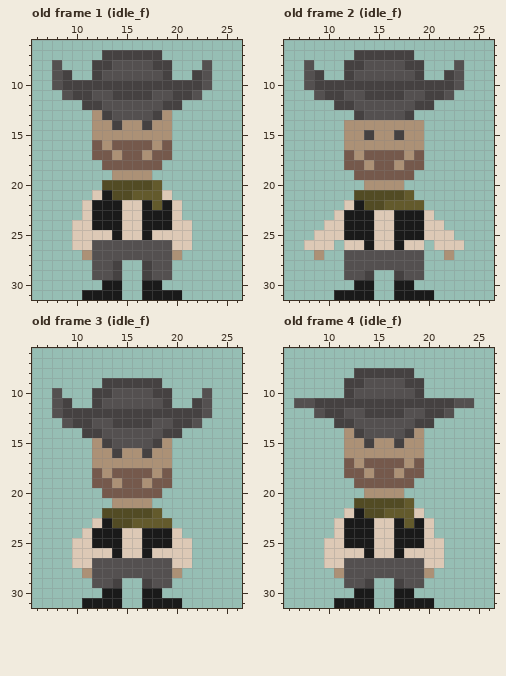
Edited in one commit: pixel-art file (COP4053/Assets/Art/Aesprites/Enemy/enemy.aseprite). Above: the version before the commit.
32x32 pixels, 4 frames. Shown: old frame 1 (idle_f): x 6..26, y 6..31; old frame 2 (idle_f): x 6..26, y 6..31; old frame 3 (idle_f): x 6..26, y 6..31; old frame 4 (idle_f): x 6..26, y 6..31. The commit also changed other frames, which this record leaves out.
The result:
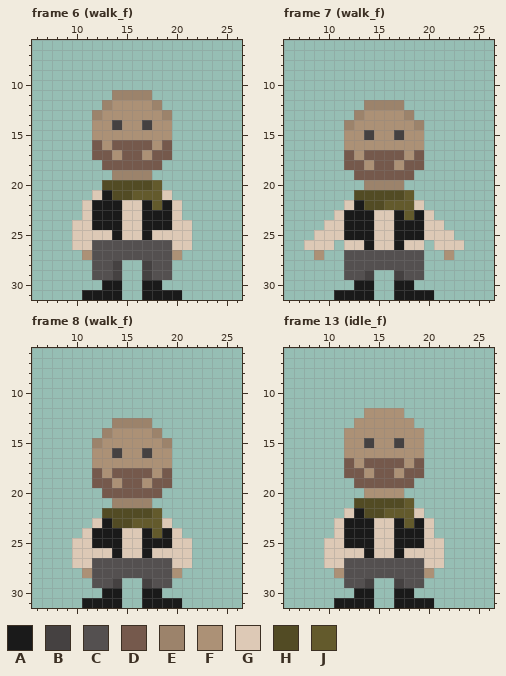
Palette (. is transparent): A #1a1a1a  B #454141  C #545050  D #75594c  E #9c836b  F #ac9176  G #ddc9b6  H #524b24  J #635a2c
A new or re-ordered frame is compared with the old frame closest to it.
Commit: whoops forgot to push last commit
Change:
{"change": "frames 4 -> 25"}
{"change": "layer \"Layer 2\" now hidden"}
{"where": "frame 6 (walk_f) is new; against old frame 1 (idle_f)"}
{"frame":6,"y":7,"x":13,"old":"BBBBBB","new":"......"}
{"frame":6,"y":8,"x":8,"old":"C","new":"."}
{"frame":6,"y":8,"x":12,"old":"BBCCCCBB","new":"........"}
{"frame":6,"y":8,"x":23,"old":"C","new":"."}
{"frame":6,"y":9,"x":8,"old":"CB","new":".."}
{"frame":6,"y":9,"x":12,"old":"BCCCCCCB","new":"........"}
{"frame":6,"y":9,"x":22,"old":"BC","new":".."}
{"frame":6,"y":10,"x":8,"old":"CBBBBBBBBBBBBBBC","new":"................"}
{"frame":6,"y":11,"x":9,"old":"CBBCCBBBBCCBBC","new":".....EEEE....."}
{"frame":6,"y":12,"x":11,"old":"BBCCCCCCBB","new":"..EFFFFE.."}
{"frame":6,"y":13,"x":12,"old":"FBCCCCBF","new":"EFFFFFFE"}
{"frame":6,"y":19,"x":14,"old":"FFFF","new":"EEEE"}
{"where": "frame 7 (walk_f) is new; against old frame 2 (idle_f)"}
{"frame":7,"y":7,"x":13,"old":"BBBBBB","new":"......"}
{"frame":7,"y":8,"x":8,"old":"C","new":"."}
{"frame":7,"y":8,"x":12,"old":"BBCCCCBB","new":"........"}
{"frame":7,"y":8,"x":23,"old":"C","new":"."}
{"frame":7,"y":9,"x":8,"old":"CB","new":".."}
{"frame":7,"y":9,"x":12,"old":"BCCCCCCB","new":"........"}
{"frame":7,"y":9,"x":22,"old":"BC","new":".."}
{"frame":7,"y":10,"x":8,"old":"CBBBBBBBBBBBBBBC","new":"................"}
{"frame":7,"y":11,"x":9,"old":"CBBCCBBBBCCBBC","new":".............."}
{"frame":7,"y":12,"x":11,"old":"BBCCCCCCBB","new":"...EEEE..."}
{"frame":7,"y":13,"x":13,"old":"BCCCCB","new":"EFFFFE"}
{"frame":7,"y":14,"x":12,"old":"F","new":"E"}
{"frame":7,"y":14,"x":19,"old":"F","new":"E"}
{"frame":7,"y":20,"x":14,"old":"FFFF","new":"EEEE"}
{"frame":7,"y":22,"x":19,"old":"J","new":"G"}
{"frame":7,"y":23,"x":18,"old":"A","new":"J"}
{"where": "frame 8 (walk_f) is new; against old frame 3 (idle_f)"}
{"frame":8,"y":9,"x":13,"old":"BBBBBB","new":"......"}
{"frame":8,"y":10,"x":8,"old":"C","new":"."}
{"frame":8,"y":10,"x":12,"old":"BBCCCCBB","new":"........"}
{"frame":8,"y":10,"x":23,"old":"C","new":"."}
{"frame":8,"y":11,"x":8,"old":"CB","new":".."}
{"frame":8,"y":11,"x":12,"old":"BCCCCCCB","new":"........"}
{"frame":8,"y":11,"x":22,"old":"BC","new":".."}
{"frame":8,"y":12,"x":8,"old":"CBBBBBBBBBBBBBBC","new":"................"}
{"frame":8,"y":13,"x":9,"old":"CBBCCBBBBCCBBC","new":".....EEEE....."}
{"frame":8,"y":14,"x":11,"old":"BBCCCCCCBB","new":"..EFFFFE.."}
{"frame":8,"y":15,"x":12,"old":"FBCCCCBF","new":"EFFFFFFE"}
{"frame":8,"y":21,"x":14,"old":"FFFF","new":"EEEE"}
{"frame":8,"y":23,"x":19,"old":"J","new":"G"}
{"frame":8,"y":24,"x":18,"old":"A","new":"J"}
{"where": "frame 13 (idle_f) is new; against old frame 4 (idle_f)"}
{"frame":13,"y":8,"x":13,"old":"BBBBBB","new":"......"}
{"frame":13,"y":9,"x":12,"old":"BBCCCCBB","new":"........"}
{"frame":13,"y":10,"x":12,"old":"BCCCCCCB","new":"........"}
{"frame":13,"y":11,"x":7,"old":"CCBBBBBBBBBBBBBBCC","new":".................."}
{"frame":13,"y":12,"x":9,"old":"CBBCCBBBBCCBBC","new":".....FFFF....."}
{"frame":13,"y":13,"x":11,"old":"BBCCCCCCBB","new":"..FFFFFF.."}
{"frame":13,"y":14,"x":13,"old":"BCCCCB","new":"FFFFFF"}
{"label":"changed","picture_box":[52,50,212,120]}
{"label":"changed","picture_box":[112,170,152,180]}
{"label":"changed","picture_box":[304,50,464,130]}
{"label":"changed","picture_box":[364,180,424,220]}
{"label":"changed","picture_box":[52,378,212,448]}
{"label":"changed","picture_box":[112,498,172,538]}
{"label":"changed","picture_box":[294,368,474,438]}
